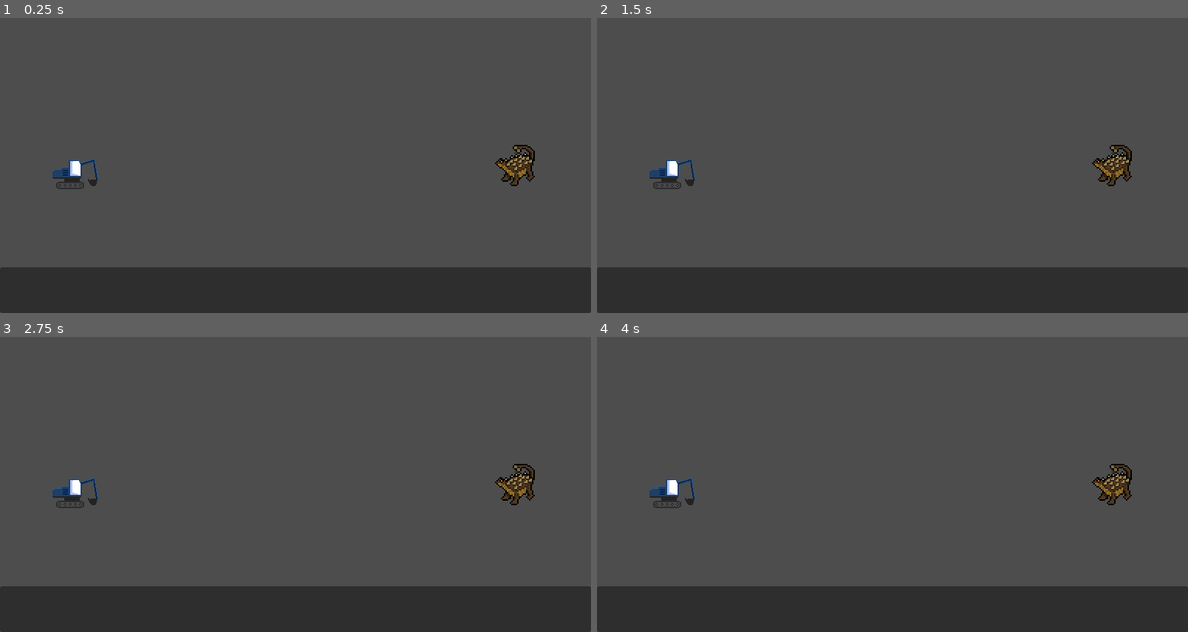
Above: before the commit, frames 1-4 (two rows, left to right).
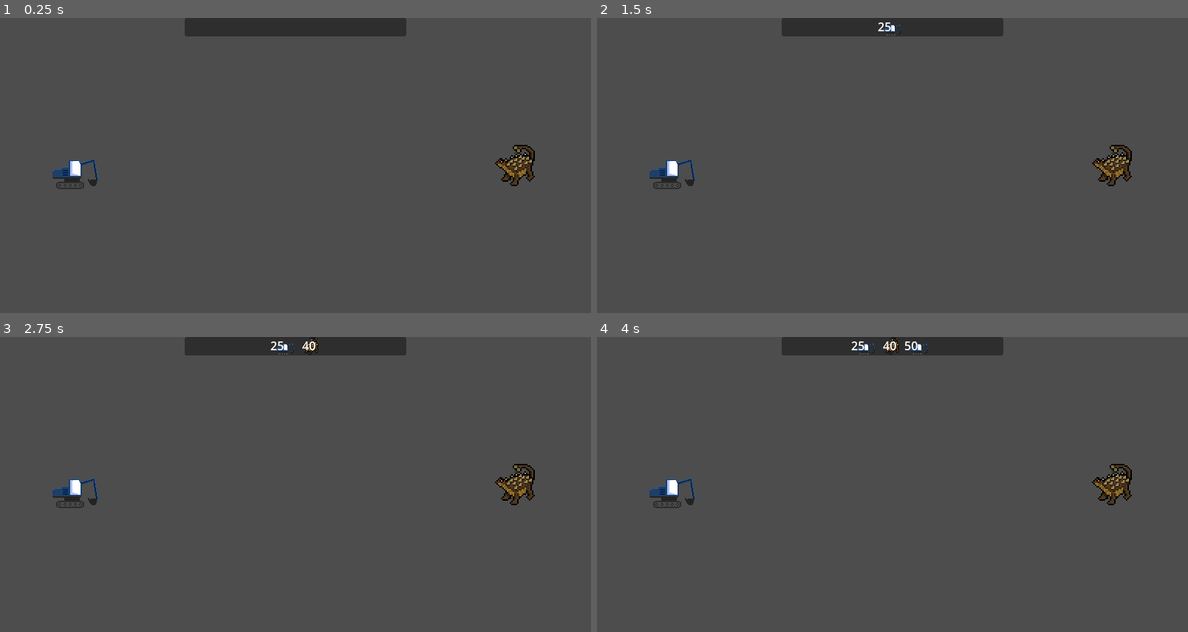
Above: after the commit, the same moments.

Repository: johnreybacal/site-clearance
Game: Godot game, scene res://scenes/game.tscn
Two runs of this game, one before a commit and one after it. Both use one fixed random seed, a clock stepped at 60 frames per second and the inputs below.
Inputs:
- Up to frame 1 (0.25 s): no input
- Up to frame 2 (1.5 s): tap Enter at 0.5 s; click "Cool down" at 1.25 s
- Up to frame 3 (2.75 s): tap Space at 2 s
- Up to frame 4 (4 s): tap Enter at 2.75 s; click "Run over[1]" at 3.5 s

The runs differ from the first frame. In frame 1, 18% of the frame differs, in the area x 0-100%, y 0-100%; in frame 2, 18%; in frame 3, 18%; in frame 4, 18%.

Commit message:
show turn display (should update with queue system)

Diff:
--- a/scenes/hud.tscn
+++ b/scenes/hud.tscn
@@ -11,23 +11,30 @@
 grow_vertical = 2
 script = ExtResource("1_ahhtf")
 
-[node name="Top" type="HBoxContainer" parent="."]
+[node name="TopPanel" type="PanelContainer" parent="."]
+custom_minimum_size = Vector2(300, 25)
 layout_mode = 1
 anchors_preset = 5
 anchor_left = 0.5
 anchor_right = 0.5
-offset_left = -184.0
-offset_right = 185.0
-offset_bottom = 40.0
+offset_left = -150.0
+offset_right = 150.0
+offset_bottom = 10.0
 grow_horizontal = 2
 
+[node name="TurnDisplay" type="HBoxContainer" parent="TopPanel"]
+custom_minimum_size = Vector2(0, 25)
+layout_mode = 2
+size_flags_horizontal = 4
+
 [node name="BottomPanel" type="PanelContainer" parent="."]
+custom_minimum_size = Vector2(0, 50)
 layout_mode = 1
 anchors_preset = 12
 anchor_top = 1.0
 anchor_right = 1.0
 anchor_bottom = 1.0
-offset_top = -62.0
+offset_top = -31.0
 grow_horizontal = 2
 grow_vertical = 0
 
--- a/scenes/trucks/excavator.tscn
+++ b/scenes/trucks/excavator.tscn
@@ -10,6 +10,8 @@
 title = "Swing"
 description = "Swing arm to hit all enemies"
 target_type = 1
+damage = 1
+heat_cost = 3
 metadata/_custom_type_script = "uid://qjboko3yokku"
 
 [node name="Excavator" type="Node2D"]
--- a/scripts/game_manager.gd
+++ b/scripts/game_manager.gd
@@ -59,15 +59,13 @@
         on_fighter_turn()
 
 func on_tick():
-    print("tick: ", tick)
-
     var indices = fighters.map(func(f: Fighter): return f.move_index)
     move_index = indices.min()
-    print("move_index: ", move_index)
 
     turn_fighters = fighters.filter(func(f: Fighter): return f.move_index == move_index)
 
     for fighter in turn_fighters:
+        hud.add_to_turn_display(fighter)
         set_next_move_index(fighter)
 
     current_fighter_index = 0
@@ -75,11 +73,12 @@
     is_ticking = false
 
 func on_fighter_turn():
-    print("FIGHTER: ", current_fighter)
+    print()
+    print(move_index, " >> ", current_fighter.name)
     if current_fighter is Truck:
         hud.show_moves(current_fighter.moves)
     else:
-        on_next()
+        on_next.call_deferred()
 
 
 func set_next_move_index(fighter: Fighter):
--- a/scripts/hud.gd
+++ b/scripts/hud.gd
@@ -1,27 +1,30 @@
 extends Control
 class_name HUD
 
+@onready var bottom_panel: PanelContainer = $BottomPanel
 @onready var turn_decision: HBoxContainer = $BottomPanel/TurnDecision
+
+@onready var turn_display: HBoxContainer = $TopPanel/TurnDisplay
 
 signal temp_next()
 
 const MOVE_BUTTON_GROUP = "custom_move_button"
 
 func _ready():
-    turn_decision.visible = false
+    bottom_panel.visible = false
 
 func _on_cooldown_button_pressed() -> void:
     temp_next.emit()
 
 func hide_moves():
-    turn_decision.visible = false
+    bottom_panel.visible = false
 
 func show_moves(moves: Array[Move]):
     var move_buttons = get_tree().get_nodes_in_group(MOVE_BUTTON_GROUP)
     for move_button in move_buttons:
         move_button.queue_free.call_deferred()
 
-    turn_decision.visible = true
+    bottom_panel.visible = true
 
     for move in moves:
         var move_button = Button.new()
@@ -30,3 +33,26 @@
         move_button.add_to_group(MOVE_BUTTON_GROUP)
         move_button.pressed.connect(_on_cooldown_button_pressed)
         turn_decision.add_child.call_deferred(move_button)
+
+func add_to_turn_display(fighter: Fighter):
+    # for node in turn_display.get_children():
+    #     var turn = node as TurnDisplayItem
+    #     if turn.move_index < fighter.move_index:
+    #         turn.queue_free()
+    var turn = TurnDisplayItem.new()
+    turn.texture = (fighter.get_node("Sprite2D") as Sprite2D).texture
+    turn.move_index = fighter.move_index
+    turn_display.add_child(turn)
+    # turn_display.add_child(label)
+
+    var sorted_nodes := turn_display.get_children()
+
+    sorted_nodes.sort_custom(
+        func(a: TurnDisplayItem, b: TurnDisplayItem): return a.move_index < b.move_index
+    )
+
+    for node in turn_display.get_children():
+        turn_display.remove_child(node)
+
+    for node in sorted_nodes:
+        turn_display.add_child(node)
--- /dev/null
+++ b/scripts/turn_display_item.gd
@@ -0,0 +1,12 @@
+extends TextureRect
+class_name TurnDisplayItem
+
+var move_index: int
+
+func _ready() -> void:
+    expand_mode = TextureRect.EXPAND_FIT_WIDTH_PROPORTIONAL
+    stretch_mode = TextureRect.STRETCH_KEEP_ASPECT
+    texture_filter = CanvasItem.TEXTURE_FILTER_NEAREST
+    var label = Label.new()
+    label.text = str(move_index)
+    add_child(label)
Not shown, added: scripts/turn_display_item.gd.uid
